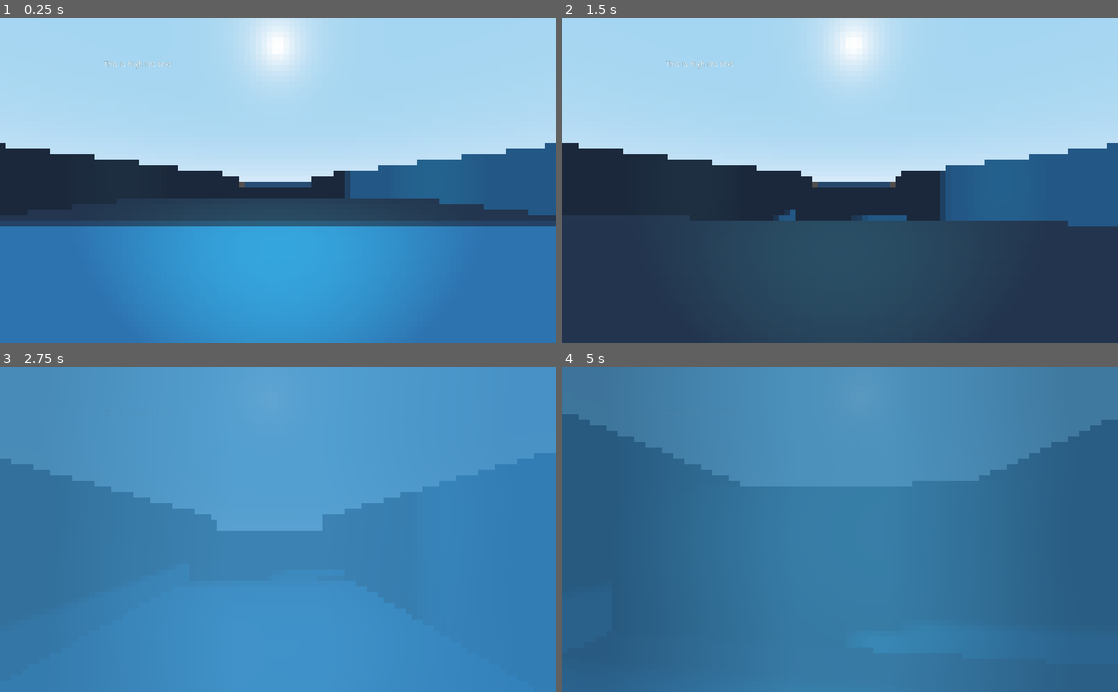
Above: before the commit, frames 1-4 (two rows, left to right).
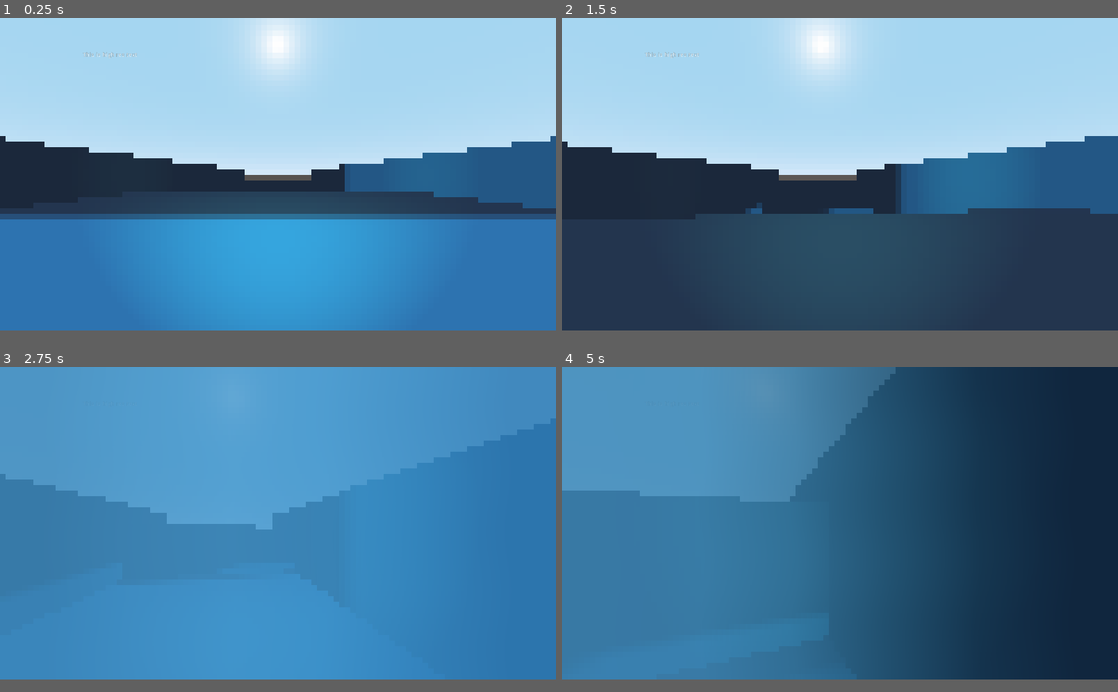
Above: after the commit, the same moments.

Repository: tehdi/demersal
Game: Godot game, scene res://Levels/testScene.tscn
Two runs of this game, one before a commit and one after it. Both use one fixed random seed, a clock stepped at 60 frames per second and the inputs below. The engine's default icon, where the game draws it, is replaced by a stand-in: a white triangle on a blue panel in a dark square.
Inputs (mouse positions are in pixels of both pictures, inside the frame that each line leads up to):
- Up to frame 1 (0.25 s): no input
- Up to frame 2 (1.5 s): tap Enter at 0.5 s; move the mouse to (867, 180) at 0.52 s; hold W (move_forward) from 0.53 s (still down); tap Tab (tab, bound only after the commit) at 0.6, 1.35 s; tap Space (move_jump) at 0.77 s; move the mouse to (812, 180) at 1.27 s
- Up to frame 3 (2.75 s): keep holding W (move_forward); tap Space (move_jump) at 1.52 s; move the mouse to (289, 523) at 2.02 s; tap Tab (tab, bound only after the commit) at 2.1 s
- Up to frame 4 (5 s): keep holding W (move_forward); move the mouse to (834, 536) at 2.77 s; tap Tab (tab, bound only after the commit) at 2.85, 3.6, 4.35 s; tap Space (move_jump) at 3.02, 3.77, 4.52 s; move the mouse to (878, 532) at 3.52 s; move the mouse to (795, 526) at 4.27 s
The window is 800x468 before the commit and 800x450 after it. Grey fills any space a smaller window leaves; there, only what the larger window draws over its background counts as a difference.

The runs differ from the first frame. In frame 1, 8.5% of the frame differs, in the area x 0-100%, y 10-100%; in frame 2, 7.7%; in frame 3, 6.1%; in frame 4, 74%, in the area x 0-100%, y 0-100%.

Commit message:
project settings changed

Diff:
--- a/project.godot
+++ b/project.godot
@@ -17,6 +17,13 @@
 [autoload]
 
 MuralInteraction="*res://Mural/mural_interaction.gd"
+
+[display]
+
+window/size/width=1920
+window/size/height=1080
+window/size/test_width=1280
+window/size/test_height=720
 
 [gui]
 
@@ -49,6 +56,11 @@
 "events": [ Object(InputEventKey,"resource_local_to_scene":false,"resource_name":"","device":0,"alt":false,"shift":false,"control":false,"meta":false,"command":false,"pressed":false,"scancode":0,"physical_scancode":32,"unicode":0,"echo":false,"script":null)
  ]
 }
+tab={
+"deadzone": 0.5,
+"events": [ Object(InputEventKey,"resource_local_to_scene":false,"resource_name":"","device":0,"alt":false,"shift":false,"control":false,"meta":false,"command":false,"pressed":false,"scancode":0,"physical_scancode":16777218,"unicode":0,"echo":false,"script":null)
+ ]
+}
 
 [physics]
 
